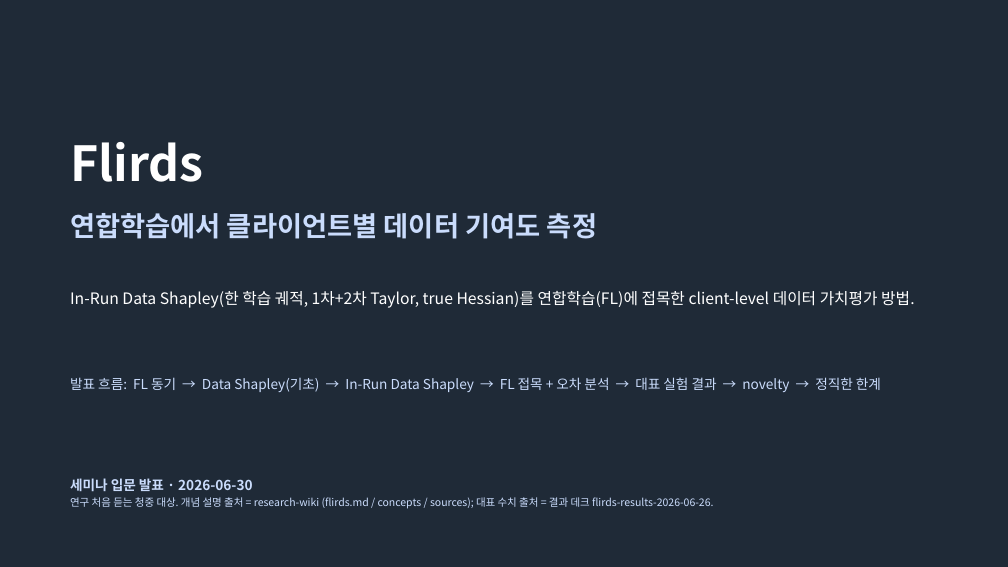
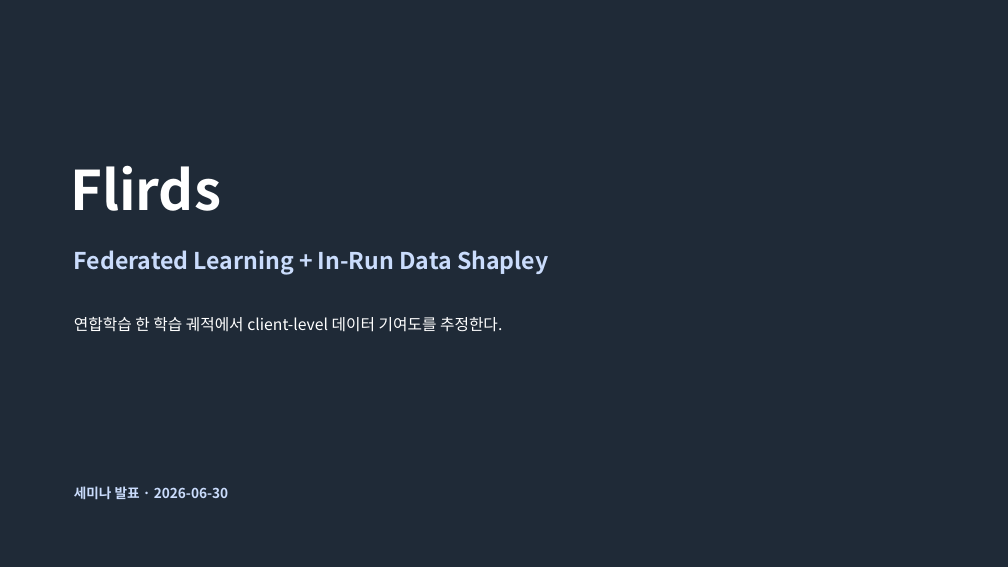
Before and after one commit to YongheeChoi/flirds, a slide deck: slide 1 of research-wiki/survey/presentations/flirds-seminar-intro/flirds-seminar-intro.pptx. Drawn at 1008x567 pixels with LibreOffice and Linux fonts; fonts in the diff are those of the drawing. Boxes give left, top, right and bottom in pixels: in the first picture for what was removed or moved away, otherwise in the second. Text is boxed around its words. In the diff, an @@ line names an element or a change of style, - is before the commit and + after.

```diff
--- a/research-wiki/survey/presentations/flirds-seminar-intro/flirds-seminar-intro.pptx
+++ b/research-wiki/survey/presentations/flirds-seminar-intro/flirds-seminar-intro.pptx
@@ text "Flirds": place and size @@
-text "Flirds" at <box>70,142,204,182</box>
+text "Flirds" at <box>70,165,221,211</box>
@@ text "Flirds" at <box>70,165,221,211</box>: size 46 to 52 pt @@
@@ text at <box>74,250,548,275</box>: text changed; size 26 to 22 pt @@
-연합학습에서 클라이언트별 데이터 기여도 측정
+Federated Learning + In-Run Data Shapley
@@ text at <box>74,317,502,332</box>: text changed @@
-In-Run Data Shapley(한 학습 궤적, 1차+2차 Taylor, true Hessian)를 연합학습(FL)에 접목한 client-level 데이터 가치평가 방법.
+연합학습 한 학습 궤적에서 client-level 데이터 기여도를 추정한다.
@@ text removed at <box>70,478,713,509</box> @@
-세미나 입문 발표 · 2026-06-30
-연구 처음 듣는 청중 대상. 개념 설명 출처 = research-wiki (flirds.md / concepts / sources); 대표 수치 출처 = 결과 데크 flirds-results-2026-06-26.
@@ text at <box>74,486,228,500</box>: text changed; bold on @@
-발표 흐름: FL 동기 → Data Shapley(기초) → In-Run Data Shapley → FL 접목 + 오차 분석 → 대표 실험 결과 → novelty → 정직한 한계
+세미나 발표 · 2026-06-30
```
Also in this commit, not shown: 7 other slides changed, 8 slides added, 12 slides removed, 1 other file.
